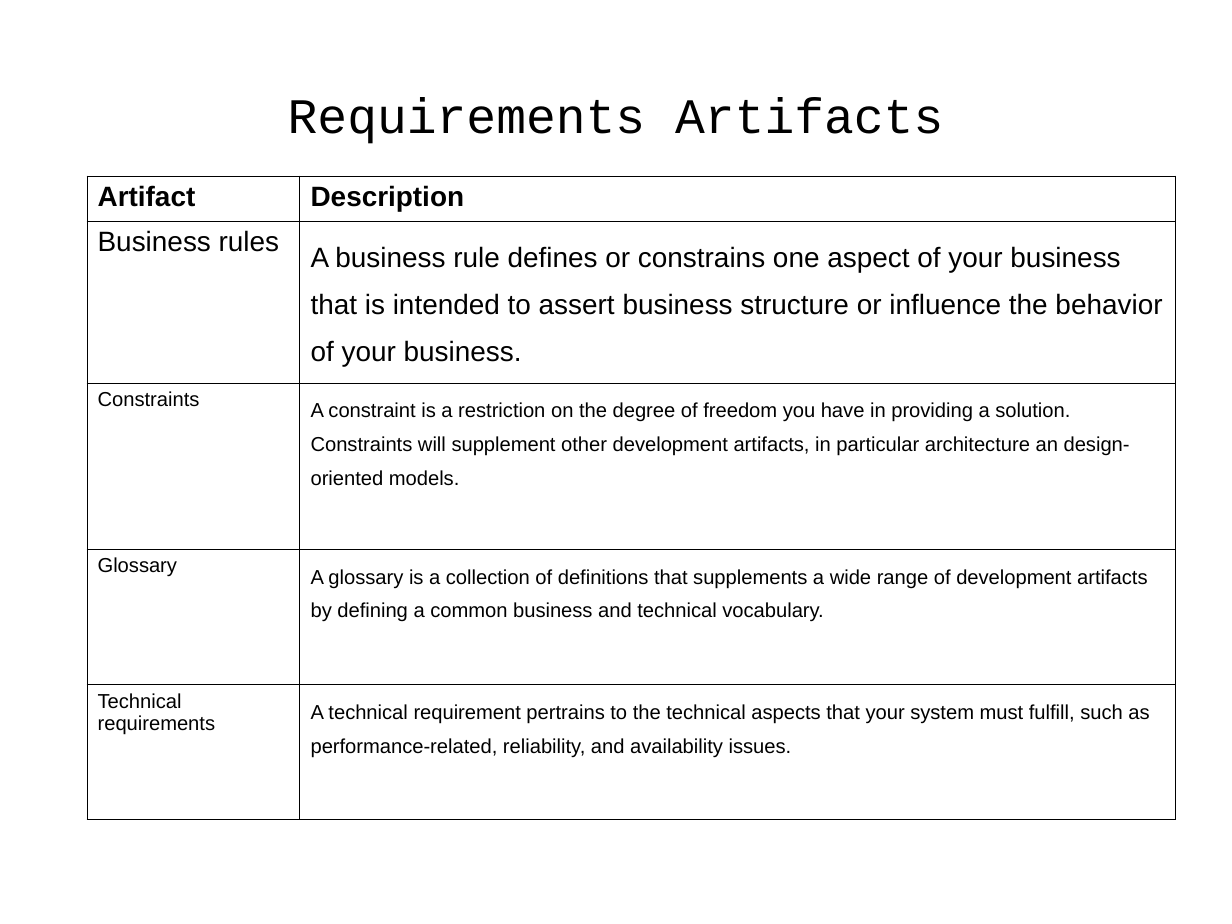
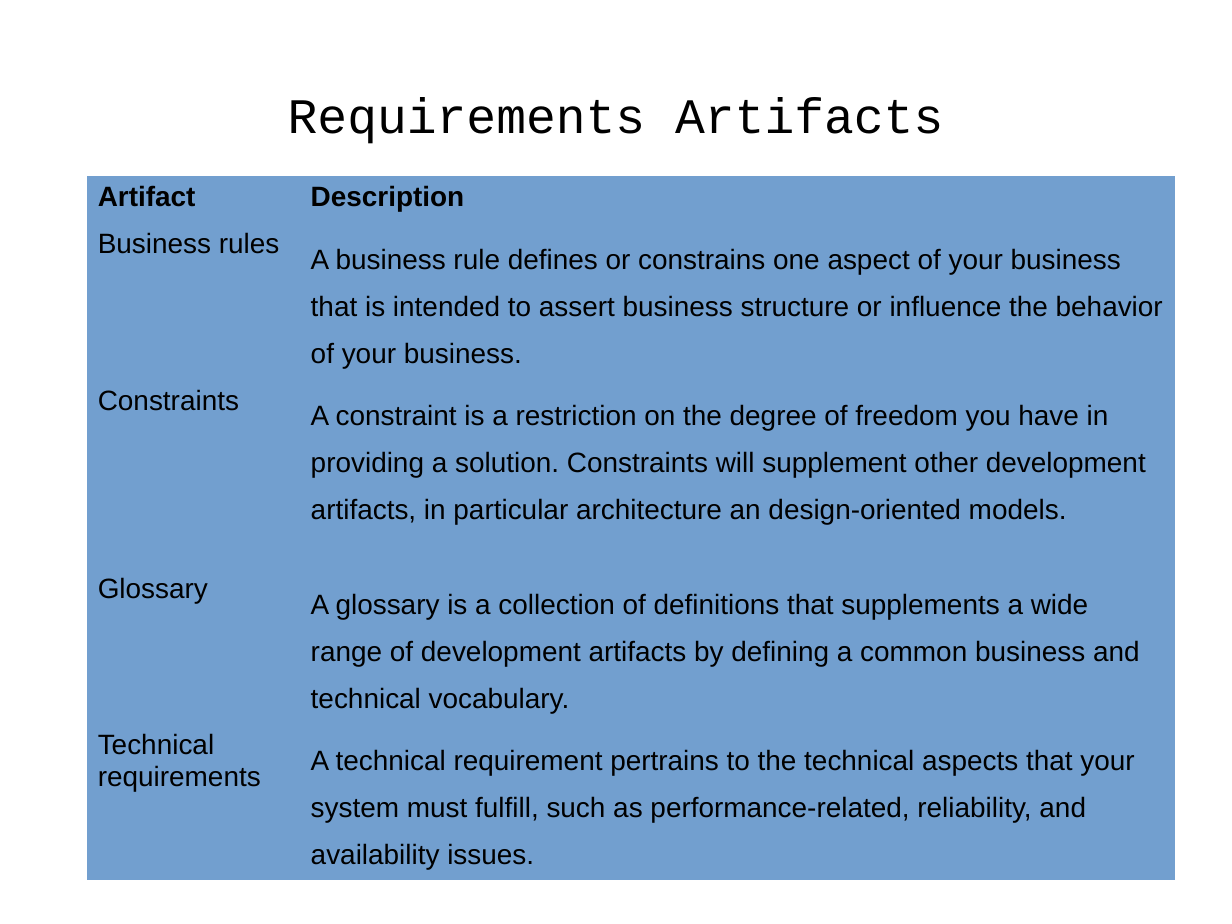
Before and after one commit to j-avdeev/EnterpriseSystemsDevelopment, a slide deck: slide 16 of Lec5 - UML-Requirements-Use Case/Enterprise System Development - lec day5 - UML-Requirements-Use Case.odp (slide 14 before the commit). Drawn at 1232x924 pixels with LibreOffice and Linux fonts; fonts in the diff are those of the drawing. Boxes give left, top, right and bottom in pixels: in the first picture for what was removed or moved away, otherwise in the second. Text is boxed around its words. In the diff, an @@ line names an element or a change of style, - is before the commit and + after.

```diff
--- a/Lec5 - UML-Requirements-Use Case/Enterprise System Development - lec day5 - UML-Requirements-Use Case.odp
+++ b/Lec5 - UML-Requirements-Use Case/Enterprise System Development - lec day5 - UML-Requirements-Use Case.odp
@@ table at box(87, 176, 1176, 880) @@
@@ fill none to #729FCF in 10 cells @@
@@ size 13 to 18 pt in "Constraints", "A constraint is a restriction on the ...", "Glossary", "A glossary is a collection of definitions ..." and 2 more places @@
@@ borders changed @@
```
Also in this commit, not shown: 18 other slides changed, 1 slide added, 1 other file.
